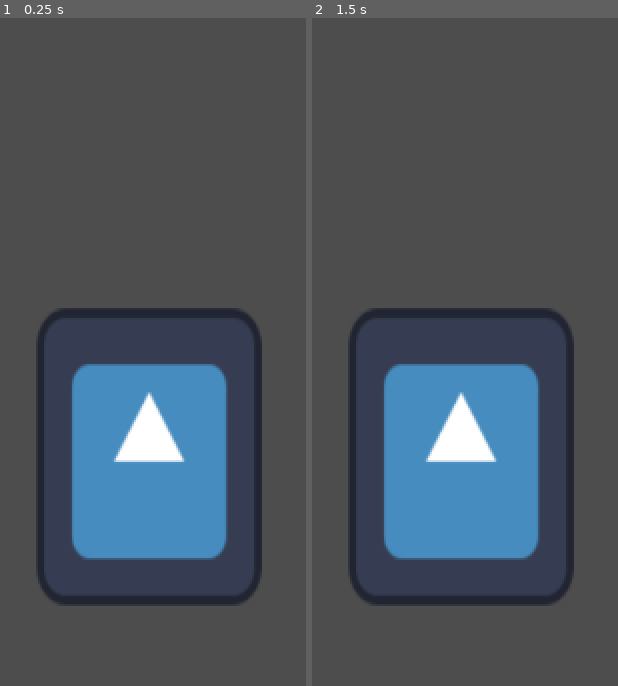
Above: before the commit, frames 1-2 (left to right).
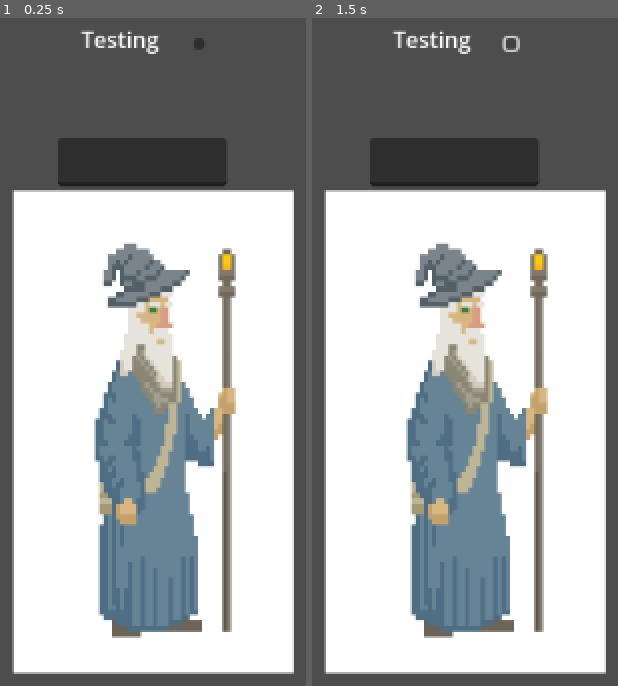
Above: after the commit, the same moments.

Repository: Dominic-Rendero/Typing_battle
Game: Godot game, scene res://Main_screen.tscn
Same seed, same stepped clock (60 frames per second), same inputs: the game is played once before the commit and once after it. The project has no main scene, so this scene is started directly. The engine's default icon, where the game draws it, is replaced by a stand-in: a white triangle on a blue panel in a dark square.
Inputs (mouse positions are in pixels of both pictures, inside the frame that each line leads up to):
- Up to frame 1 (0.25 s): no input
- Up to frame 2 (1.5 s): click (510, 44) at 0.52 s; click (510, 44) at 1.27 s

The runs differ from the first frame. In frame 1, 71% of the frame differs, in the area x 3-97%, y 1-99%; in frame 2, 71%.

Commit message:
Add test scene

Diff:
--- a/Main_screen.tscn
+++ b/Main_screen.tscn
@@ -1,11 +1,36 @@
-[gd_scene load_steps=2 format=3 uid="uid://bvfd1g8bt0yov"]
+[gd_scene load_steps=3 format=3 uid="uid://bvfd1g8bt0yov"]
 
-[ext_resource type="Texture2D" uid="uid://brpandmr0cwhb" path="res://icon.svg" id="1_g2gj7"]
+[ext_resource type="Texture2D" uid="uid://ku7nx5xm6lr0" path="res://adil-yousifi-wizard.jpg" id="1_xr5xv"]
+[ext_resource type="Script" path="res://display_word.gd" id="2_a5peu"]
 
-[node name="Player 1" type="Node2D"]
-position = Vector2(104, 355)
+[node name="Node2D" type="Node2D"]
+position = Vector2(554, 178)
 
-[node name="Sprite2D" type="Sprite2D" parent="."]
-position = Vector2(4.99999, 119)
-scale = Vector2(1.26563, 1.66797)
-texture = ExtResource("1_g2gj7")
+[node name="Player 1" type="Node2D" parent="."]
+position = Vector2(-441, 31)
+
+[node name="LineEdit" type="LineEdit" parent="Player 1"]
+offset_left = -70.0
+offset_top = 35.0
+offset_right = 52.0
+offset_bottom = 70.0
+
+[node name="Sprite2D" type="Sprite2D" parent="Player 1"]
+position = Vector2(-0.999994, 247)
+scale = Vector2(0.198746, 0.256453)
+texture = ExtResource("1_xr5xv")
+
+[node name="word_display" type="Label" parent="Player 1"]
+offset_left = -53.0
+offset_top = -48.0
+offset_right = 71.0
+offset_bottom = -19.0
+text = "Testing"
+script = ExtResource("2_a5peu")
+
+[node name="Button" type="Button" parent="Player 1/word_display"]
+layout_mode = 0
+offset_left = 81.0
+offset_top = 11.0
+offset_right = 89.0
+offset_bottom = 19.0
